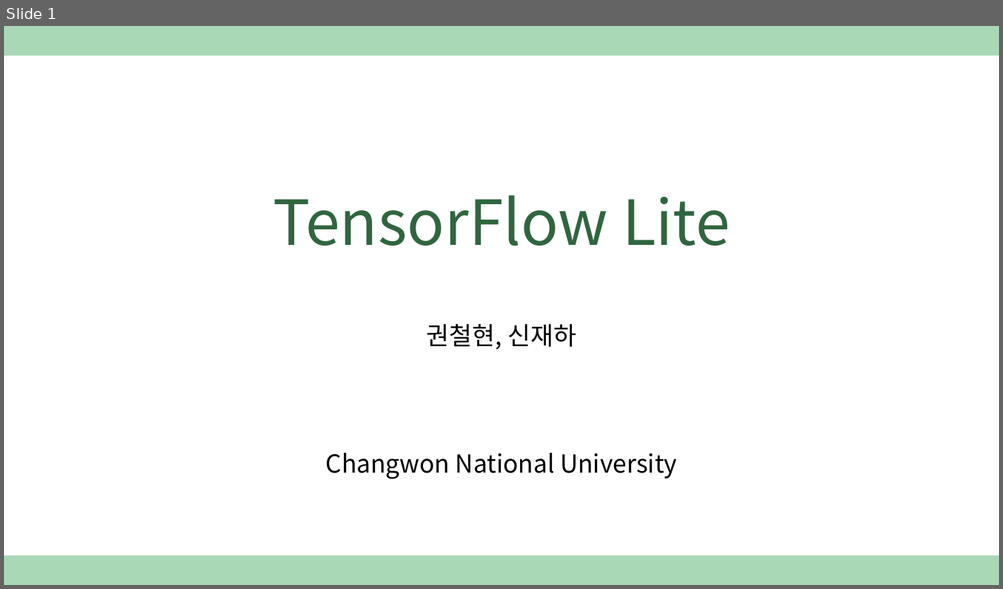
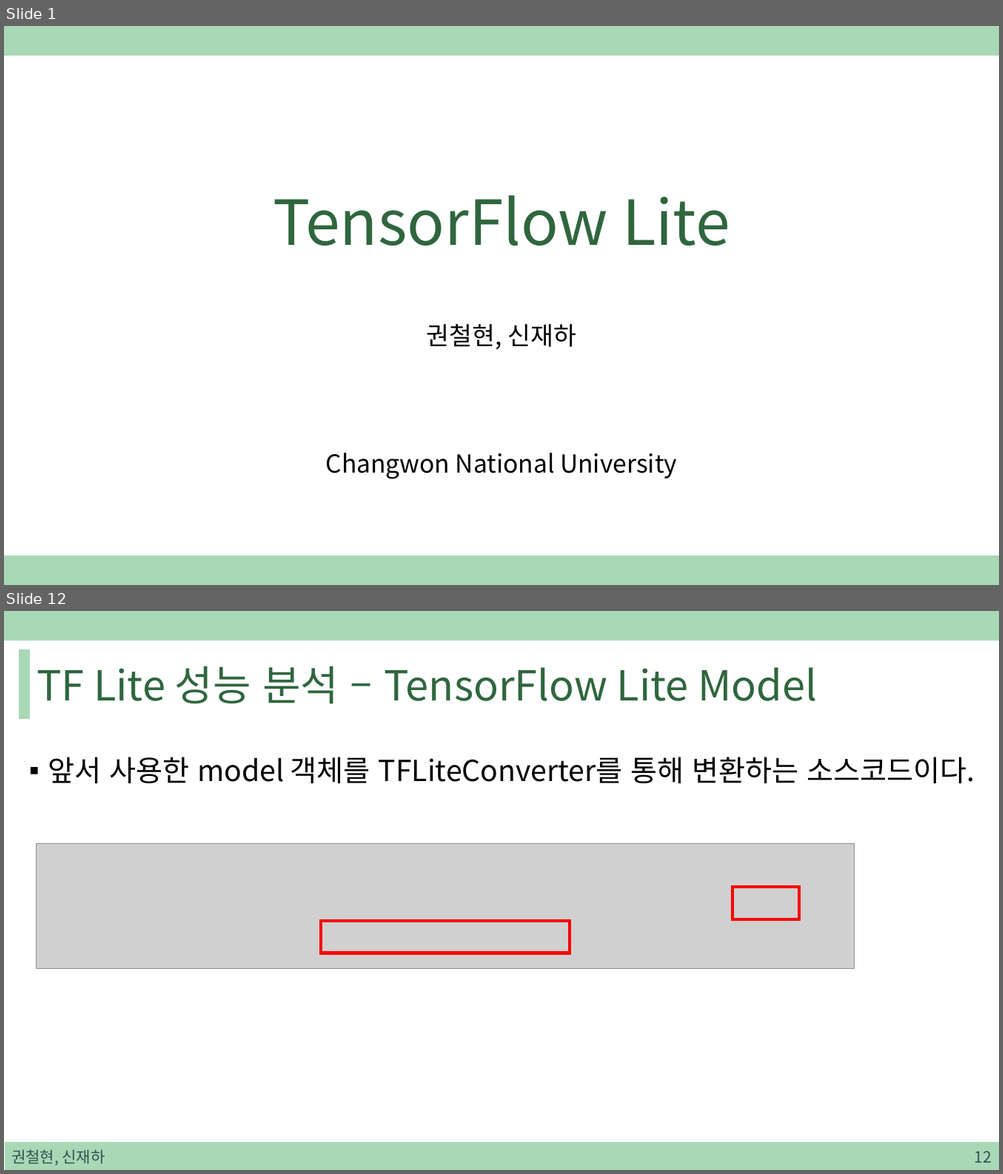
Before and after one commit to sjh4287/capston, a slide deck: 2022.01.07/TensorFlow Lite.pptx. Shown one above the other, each under a label of ours: slide 1 before the commit, slides 1 and 12 after it; the slides between them are not shown. The pictures are 1003x589 and 1003x1174 pixels, drawn with LibreOffice and Linux fonts; fonts in the diff are those of the drawing; grey boxes stand for pictures. Boxes give left, top, right and bottom in pixels: in the first picture for what was removed or moved away, otherwise in the second. Text is boxed around its words. In the diff, an @@ line names an element or a change of style, - is before the commit and + after.

```diff
--- a/2022.01.07/TensorFlow Lite.pptx
+++ b/2022.01.07/TensorFlow Lite.pptx
@@ slide 12 added at [4, 611, 999, 1170], background #FFFFFF; not listed: 1 template element that a slide beside it also shows @@
@@ rectangle added at [20, 649, 29, 718], fill #A9D8B7, outline #A9D8B7 1 pt @@
@@ title added at [37, 666, 817, 704], 40 pt, text #2F663E @@
+TF Lite 성능 분석 – TensorFlow Lite Model
@@ text added at [48, 757, 974, 783], 28 pt, text #000000 @@
+▪ 앞서 사용한 model 객체를 TFLiteConverter를 통해 변환하는 소스코드이다.
@@ picture added at [36, 844, 854, 969] @@
@@ rectangle added at [732, 887, 800, 919], outline #FF0000 3 pt @@
@@ rectangle added at [321, 921, 569, 954], outline #FF0000 3 pt @@
@@ rectangle added at [5, 1143, 999, 1170], fill #A9D8B7, outline #A9D8B7 1 pt @@
@@ text added at [11, 1150, 105, 1166], 15 pt, text #305250 @@
+권철현, 신재하
@@ page number added at [974, 1151, 991, 1163], 15 pt, text #305250 @@
+12
```
Also in this commit, not shown: 10 slides changed, 26 other slides added, 1 other file.
